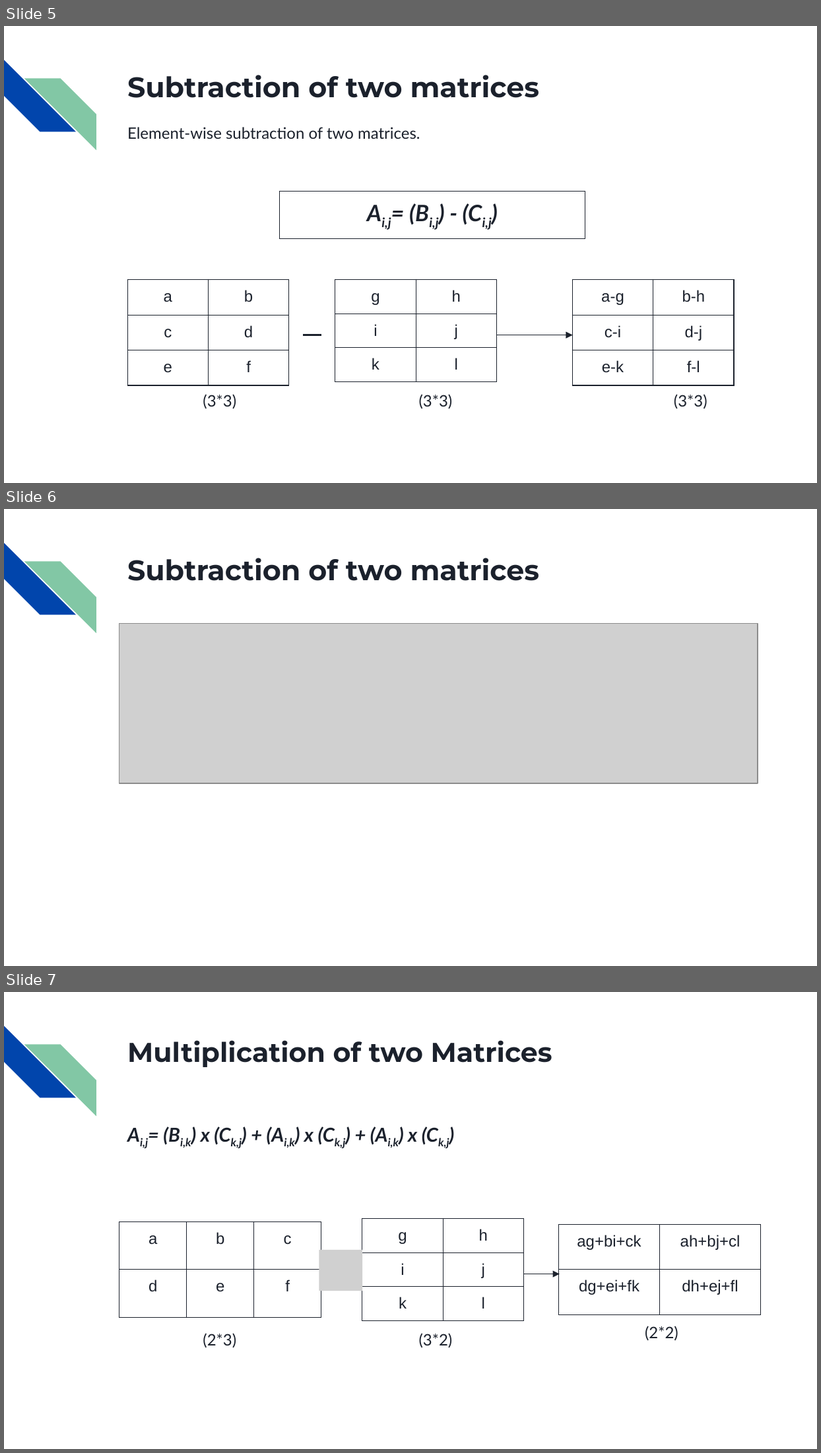
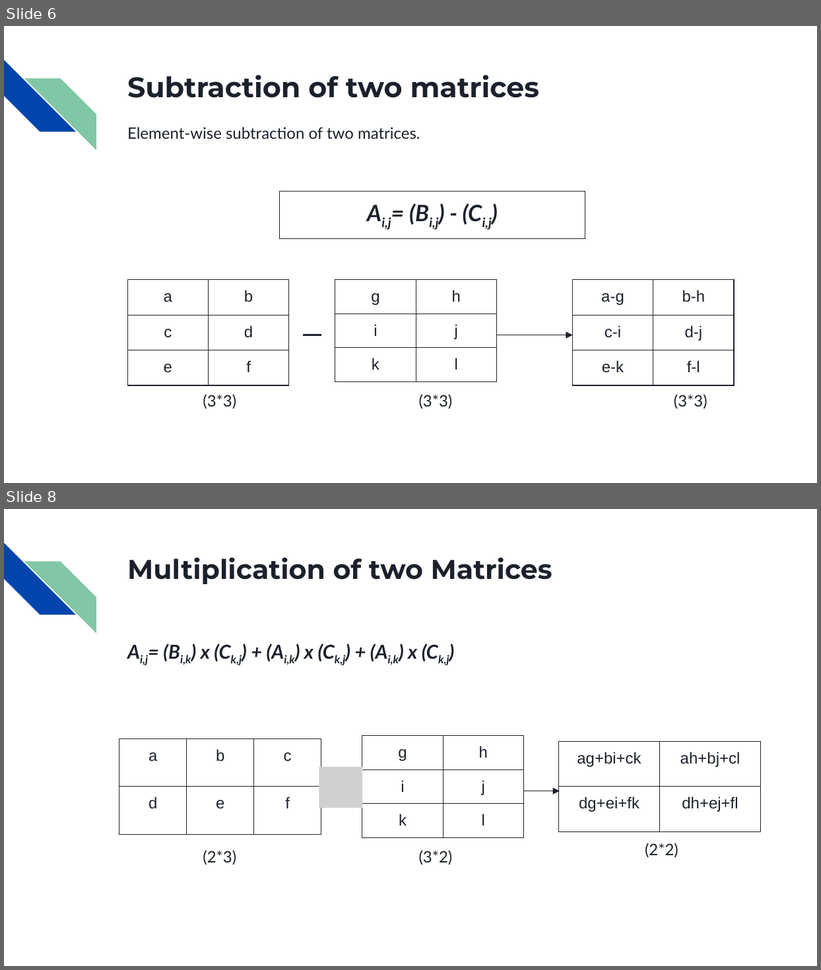
Before and after one commit to AhnafMubashshir/SPL-1, a slide deck: SPL-1 Matrix Factorization (mid presentation).pptx. Shown one above the other, each under a label of ours: slides 5, 6 and 7 before the commit, slides 6 and 8 after it; the slides between them are not shown. The pictures are 821x1453 and 821x970 pixels, drawn with LibreOffice and Linux fonts; fonts in the diff are those of the drawing; grey boxes stand for pictures. Boxes give left, top, right and bottom in pixels: in the first picture for what was removed or moved away, otherwise in the second. Text is boxed around its words. In the diff, an @@ line names an element or a change of style, - is before the commit and + after.

```diff
--- a/SPL-1 Matrix Factorization (mid presentation).pptx
+++ b/SPL-1 Matrix Factorization (mid presentation).pptx
@@ slide 6 removed at box(4, 509, 817, 966), background #FFFFFF; not listed: 2 template elements that a slide beside it also shows @@
@@ title removed at box(127, 558, 539, 581) @@
-Subtraction of two matrices
@@ picture removed at box(120, 624, 758, 784) @@
@@ what was slide 5 is now slide 6 @@
@@ what was slide 7 is now slide 8 @@
```
Also in this commit, not shown: 4 slides changed, 8 slides added, 8 other slides removed, 47 other files.
